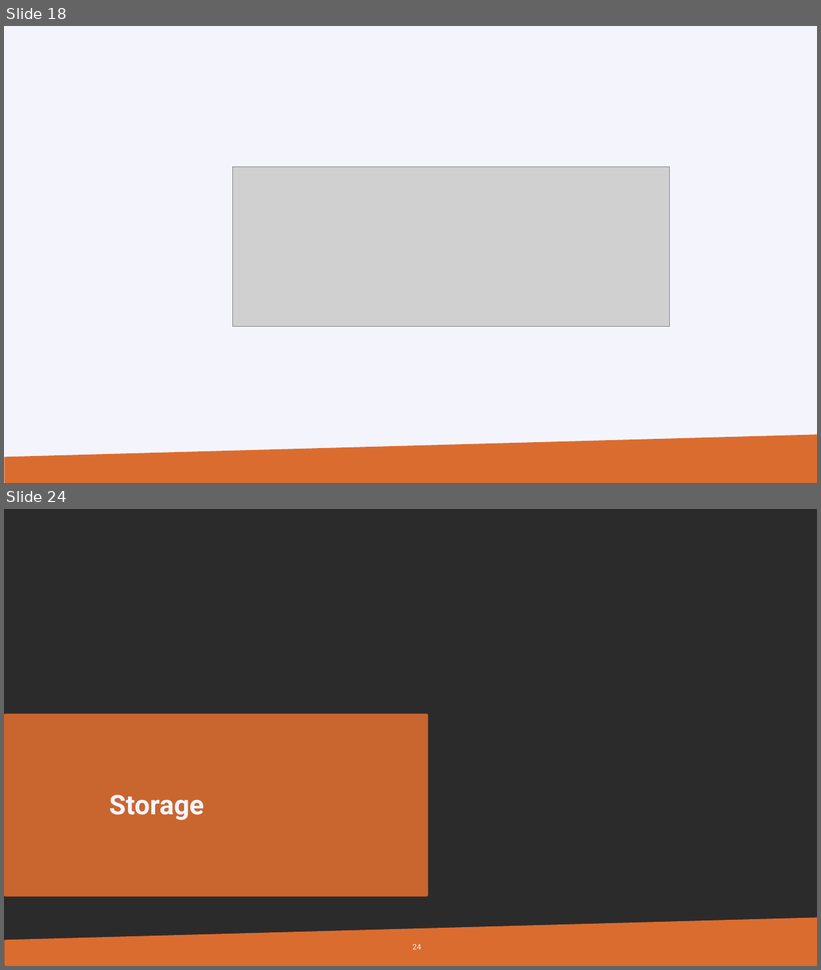
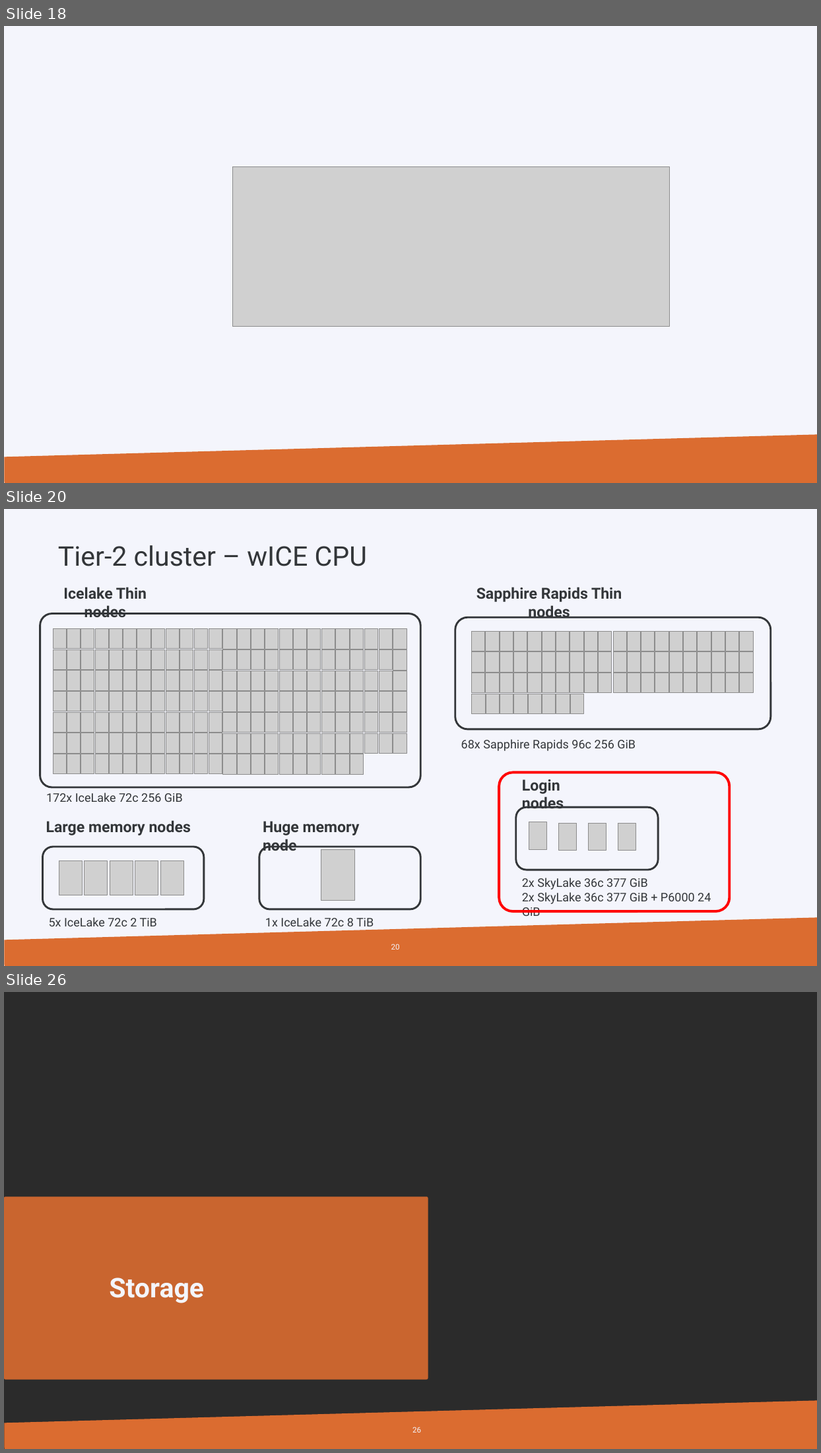
Before and after one commit to hpcleuven/HPC-intro, a slide deck: HPCintro.pptx. Shown one above the other, each under a label of ours: slides 18 and 24 before the commit, slides 18, 20 and 26 after it; the slides between them are not shown. The pictures are 821x970 and 821x1453 pixels, drawn with LibreOffice and Linux fonts; fonts in the diff are those of the drawing; grey boxes stand for pictures; background and template pictures are left out; a plain dark background stands for a picture behind light text. Boxes give left, top, right and bottom in pixels: in the first picture for what was removed or moved away, otherwise in the second. Text is boxed around its words. In the diff, an @@ line names an element or a change of style, - is before the commit and + after.

```diff
--- a/HPCintro.pptx
+++ b/HPCintro.pptx
@@ slide 20 added at [4,509,817,966], background #F4F5FC; not listed: 1 template element that a slide beside it also shows @@
@@ text added at [58,545,367,566], 32 pt, text #333639 @@
+Tier-2 cluster – wICE CPU
@@ group added at [40,587,420,802]: 172 pictures, 2 texts, 1 rounded rectangle @@
+Icelake Thin nodes
+172x IceLake 72c 256 GiB
@@ group added at [455,587,771,751]: 68 pictures, 2 texts, 1 rounded rectangle @@
+Sapphire Rapids Thin nodes
+68x Sapphire Rapids 96c 256 GiB
@@ group added at [499,772,730,916]: 4 pictures, 2 rounded rectangles, 2 texts @@
+Login nodes
+2x SkyLake 36c 377 GiB
+2x SkyLake 36c 377 GiB + P6000 24 GiB
@@ group added at [42,821,204,927]: 5 pictures, 2 texts, 1 rounded rectangle @@
+Large memory nodes
+5x IceLake 72c 2 TiB
@@ group added at [259,821,421,931]: 2 texts, 1 rounded rectangle, 1 picture @@
+Huge memory node
+1x IceLake 72c 8 TiB
@@ page number added at [391,944,400,950], 9 pt, text #F4F5FC @@
+20
@@ what was slide 24 is now slide 26 @@
@@ page number at [413,1427,421,1433]: text changed @@
-24
+26
```
Also in this commit, not shown: 20 slides changed, 4 other slides added, 3 slides removed, 1 other file.
